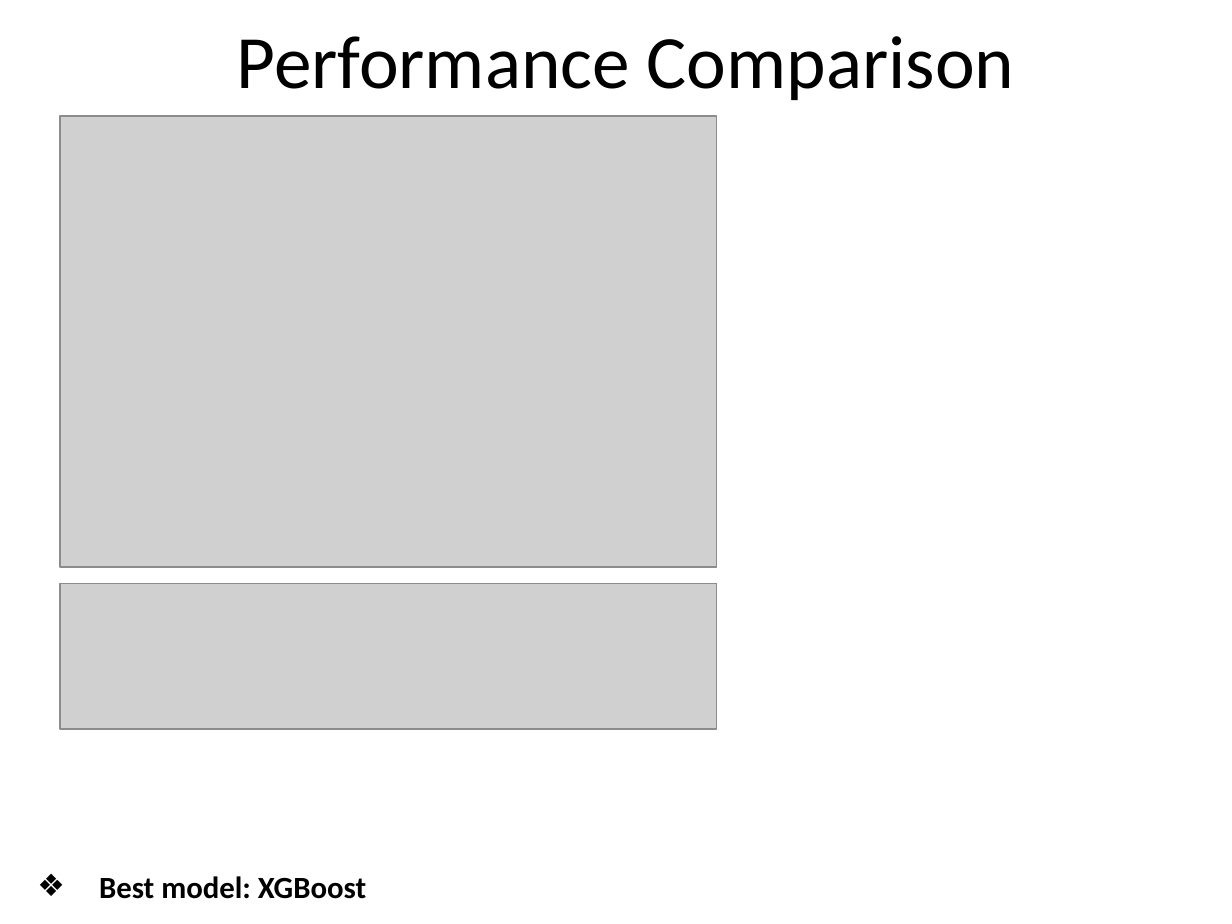
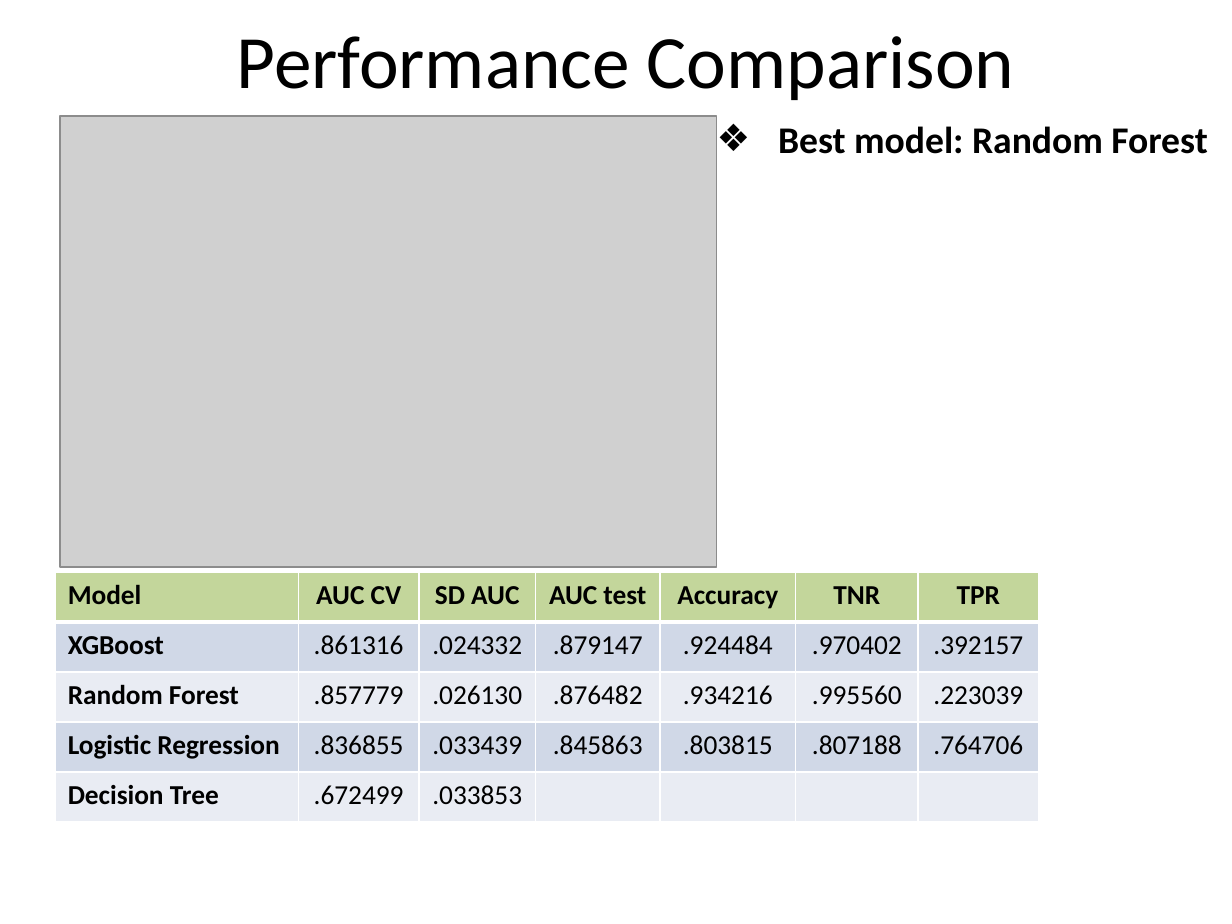
Before and after one commit to ysereda/Springboard, a slide deck: slide 9 of Capstone2_Customer_Churn.pptx (slide 10 before the commit). Drawn at 1232x924 pixels with LibreOffice and Linux fonts; fonts in the diff are those of the drawing; grey boxes stand for pictures. Boxes give left, top, right and bottom in pixels: in the first picture for what was removed or moved away, otherwise in the second. Text is boxed around its words. In the diff, an @@ line names an element or a change of style, - is before the commit and + after.

```diff
--- a/Capstone2_Customer_Churn.pptx
+++ b/Capstone2_Customer_Churn.pptx
@@ text at (778, 126, 1207, 154): text changed; size 18 to 22 pt @@
-❖ Best model: XGBoost
+❖ Best model: Random Forest
@@ table added at (55, 572, 1039, 822), 5 rows, 7 columns @@
+Model | AUC CV | SD AUC | AUC test | Accuracy | TNR | TPR
+XGBoost | .861316 | .024332 | .879147 | .924484 | .970402 | .392157
+Random Forest | .857779 | .026130 | .876482 | .934216 | .995560 | .223039
+Logistic Regression | .836855 | .033439 | .845863 | .803815 | .807188 | .764706
+Decision Tree | .672499 | .033853 |  |  |  | 
@@ picture removed at (60, 583, 717, 728) @@
```
Also in this commit, not shown: 2 other slides changed, 1 slide removed, 1 other file.
